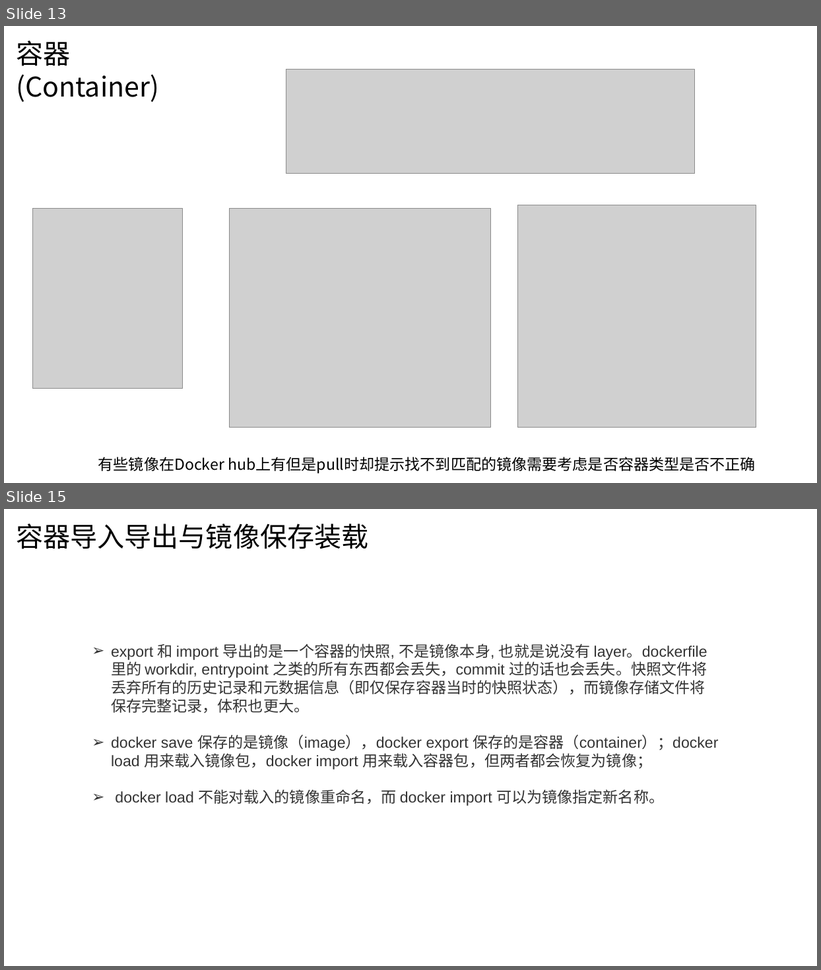
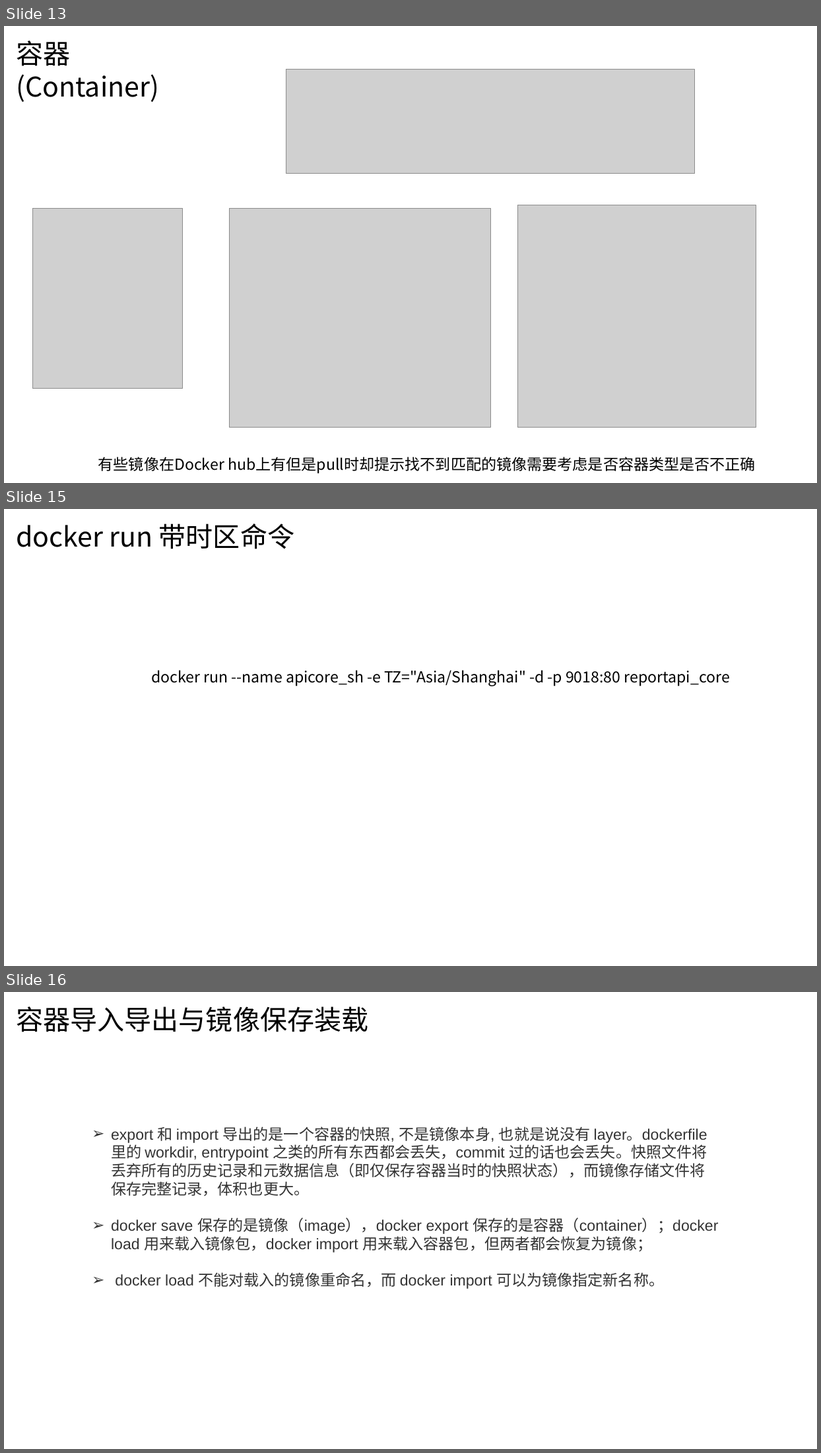
Before and after one commit to norajuanjuanjuan/Study, a slide deck: Docker Sharing Report.pptx. Shown one above the other, each under a label of ours: slides 13 and 15 before the commit, slides 13, 15 and 16 after it; the slides between them are not shown. The pictures are 821x970 and 821x1453 pixels, drawn with LibreOffice and Linux fonts; fonts in the diff are those of the drawing; grey boxes stand for pictures. Boxes give left, top, right and bottom in pixels: in the first picture for what was removed or moved away, otherwise in the second. Text is boxed around its words. In the diff, an @@ line names an element or a change of style, - is before the commit and + after.

```diff
--- a/Docker Sharing Report.pptx
+++ b/Docker Sharing Report.pptx
@@ slide 15 added at (4,509,817,966), background #FFFFFF @@
@@ text added at (16,524,294,549), 32 pt, text #000000 @@
+docker run 带时区命令
@@ text added at (151,670,730,687), 18 pt, text #000000 @@
+docker run --name apicore_sh -e TZ="Asia/Shanghai" -d -p 9018:80 reportapi_core
@@ what was slide 15 is now slide 16 @@
```
Also in this commit, not shown: 2 slides changed, 2 other slides added.
